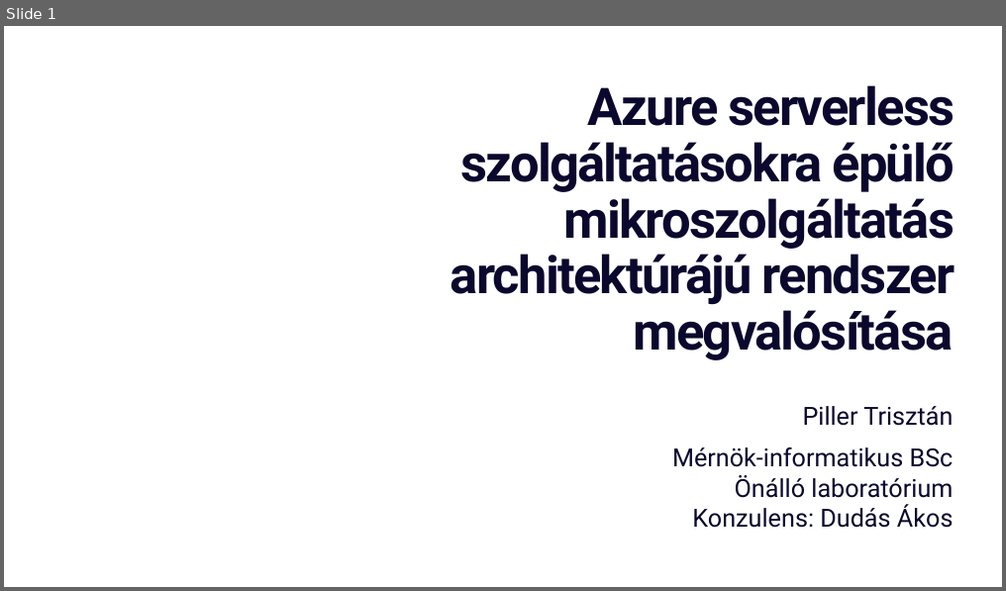
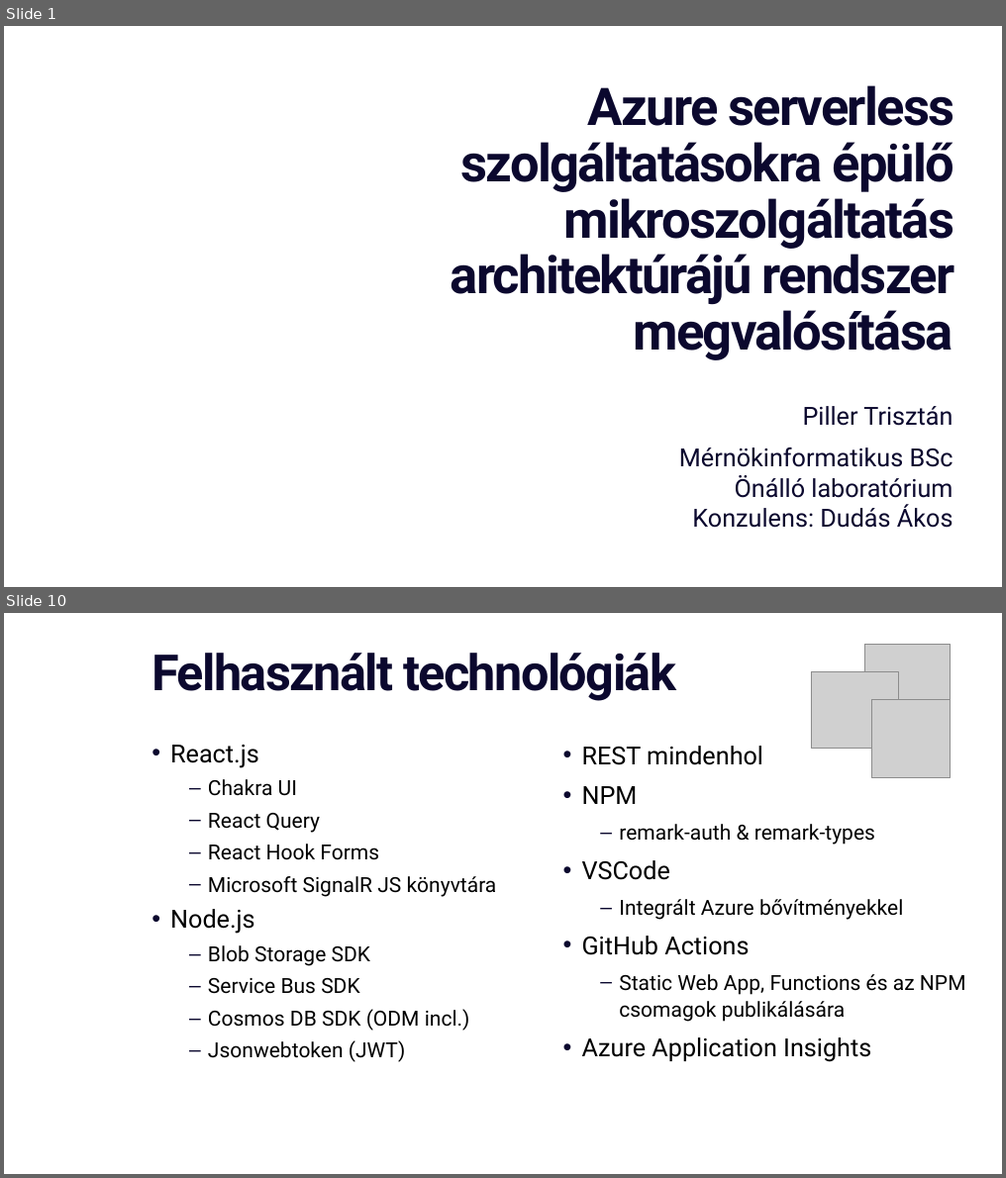
Before and after one commit to triszt4n/remark, a slide deck: docs/Presentation_hu.pptx. Shown one above the other, each under a label of ours: slide 1 before the commit, slides 1 and 10 after it; the slides between them are not shown. The pictures are 1006x591 and 1006x1178 pixels, drawn with LibreOffice and Linux fonts; fonts in the diff are those of the drawing; grey boxes stand for pictures; background and template pictures are left out. Boxes give left, top, right and bottom in pixels: in the first picture for what was removed or moved away, otherwise in the second. Text is boxed around its words. In the diff, an @@ line names an element or a change of style, - is before the commit and + after.

```diff
--- a/docs/Presentation_hu.pptx
+++ b/docs/Presentation_hu.pptx
@@ slide 10 added at (4,613,1002,1174), background #FFFFFF @@
@@ title added at (152,653,676,701), 48 pt, text #0B082E, bold @@
+Felhasznált technológiák
@@ picture added at (865,644,950,729) @@
@@ picture added at (811,672,899,749) @@
@@ picture added at (871,700,949,777) @@
@@ text added at (170,745,497,1062), 20 pt, text #000000 @@
+• React.js
+  – Chakra UI
+  – React Query
+  – React Hook Forms
+  – Microsoft SignalR JS könyvtára
+• Node.js
+  – Blob Storage SDK
+  – Service Bus SDK
+  – Cosmos DB SDK (ODM incl.)
+  – Jsonwebtoken (JWT)
@@ text added at (582,746,966,1062), 20 pt, text #000000 @@
+• REST mindenhol
+• NPM
+  – remark-auth & remark-types
+• VSCode
+  – Integrált Azure bővítményekkel
+• GitHub Actions
+  – Static Web App, Functions és az NPM csomagok publikálására
+• Azure Application Insights
@@ slide 1 changed as well @@
@@ subtitle "Piller Trisztán": place and size @@
-subtitle "Piller Trisztán" at (672,406,953,528)
+subtitle "Piller Trisztán" at (679,406,953,528)
@@ subtitle at (679,448,953,468): text changed @@
-Mérnök-informatikus BSc
+Mérnökinformatikus BSc
```
Also in this commit, not shown: 10 other slides added, 1 slide removed, 11 other files.
